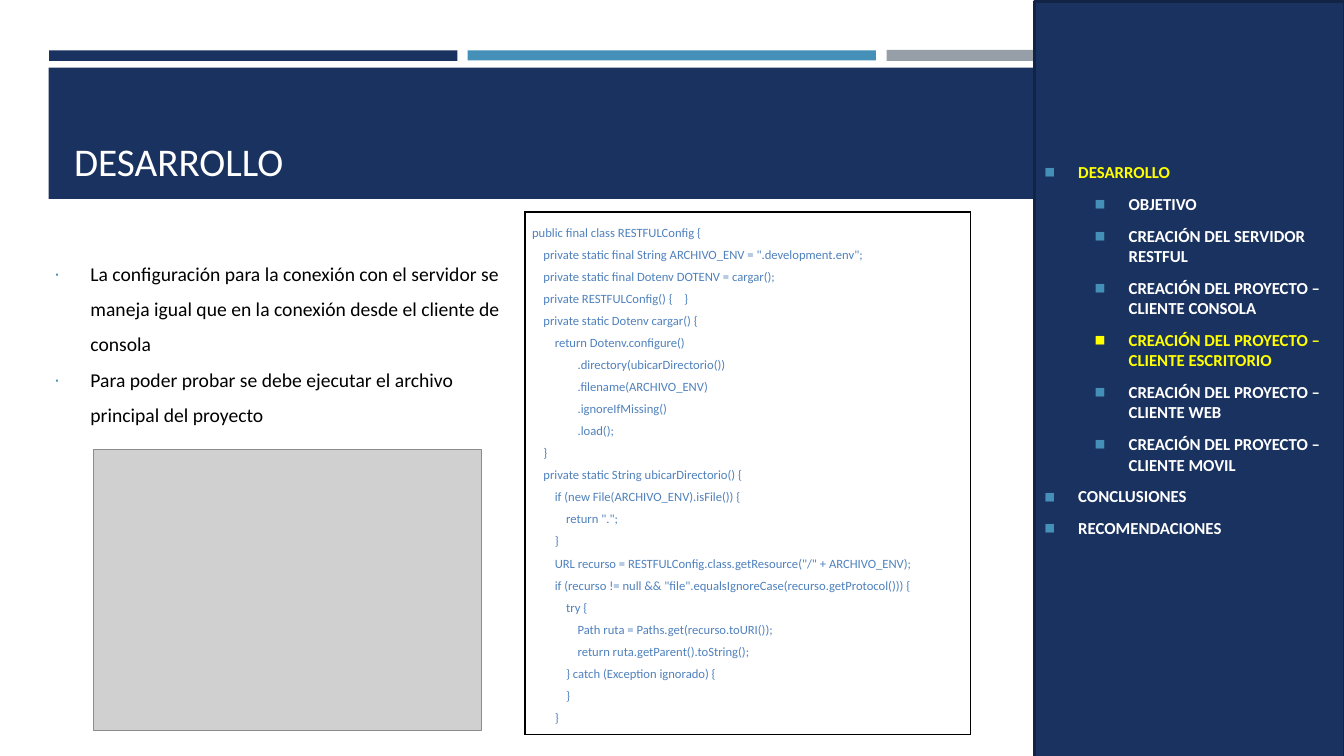
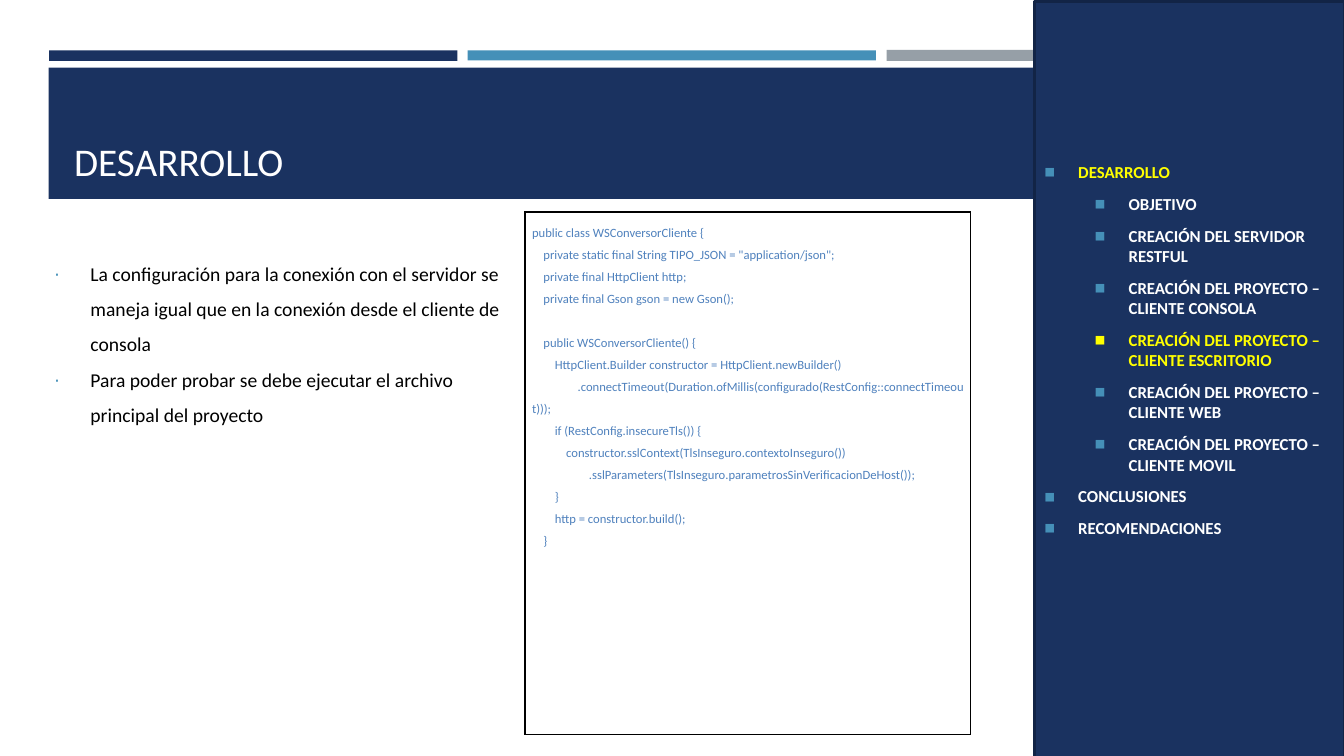
Before and after one commit to MateoMedranda/SoftwareArchitecture_Monster, a slide deck: slide 36 of TI.1.3. PAO202651_RESTFUL_JAVA_SINBDD_NRC36884_GR07/05. DOCUMENTACION/PRESENTACION TI.1.3. RESTFUL sin BDD en JAVA GR7.pptx. Drawn at 1344x756 pixels with LibreOffice and Linux fonts; fonts in the diff are those of the drawing; grey boxes stand for pictures. Boxes give left, top, right and bottom in pixels: in the first picture for what was removed or moved away, otherwise in the second. Text is boxed around its words. In the diff, an @@ line names an element or a change of style, - is before the commit and + after.

Commit message:
doc: presentación actualizada con cliente de escritorio

```diff
--- a/TI.1.3. PAO202651_RESTFUL_JAVA_SINBDD_NRC36884_GR07/05. DOCUMENTACION/PRESENTACION TI.1.3. RESTFUL sin BDD en JAVA GR7.pptx
+++ b/TI.1.3. PAO202651_RESTFUL_JAVA_SINBDD_NRC36884_GR07/05. DOCUMENTACION/PRESENTACION TI.1.3. RESTFUL sin BDD en JAVA GR7.pptx
@@ table at <box>525,212,971,735</box> @@
@@ row 1, column 1: "public final class RESTFULConfig { / private static final String ARCHIVO_ENV = ".development.env"; / private static final Dotenv DOTENV = cargar(); / private RESTFULConfig() { } / private static Dotenv cargar() { / return Dotenv.configure() / .directory(ubicarDirectorio()) / .filename(ARCHIVO_ENV) / .ignoreIfMissing() / .load(); / } / private static String ubicarDirectorio() { / if (new File(ARCHIVO_ENV).isFile()) { / return "."; / } / URL recurso = RESTFULConfig.class.getResource("/" + ARCHIVO_ENV); / if (recurso != null && "file".equalsIgnoreCase(recurso.getProtocol())) { / try { / Path ruta = Paths.get(recurso.toURI()); / return ruta.getParent().toString(); / } catch (Exception ignorado) { / } / }" to "public class WSConversorCliente { / private static final String TIPO_JSON = "application/json"; / private final HttpClient http; / private final Gson gson = new Gson(); / public WSConversorCliente() { / HttpClient.Builder constructor = HttpClient.newBuilder() / .connectTimeout(Duration.ofMillis(configurado(RestConfig::connectTimeout))); / if (RestConfig.insecureTls()) { / constructor.sslContext(TlsInseguro.contextoInseguro()) / .sslParameters(TlsInseguro.parametrosSinVerificacionDeHost()); / } / http = constructor.build(); / }" @@
@@ picture removed at <box>94,450,481,731</box> @@
```
Also in this commit, not shown: 3 other slides changed, 1 other file.
